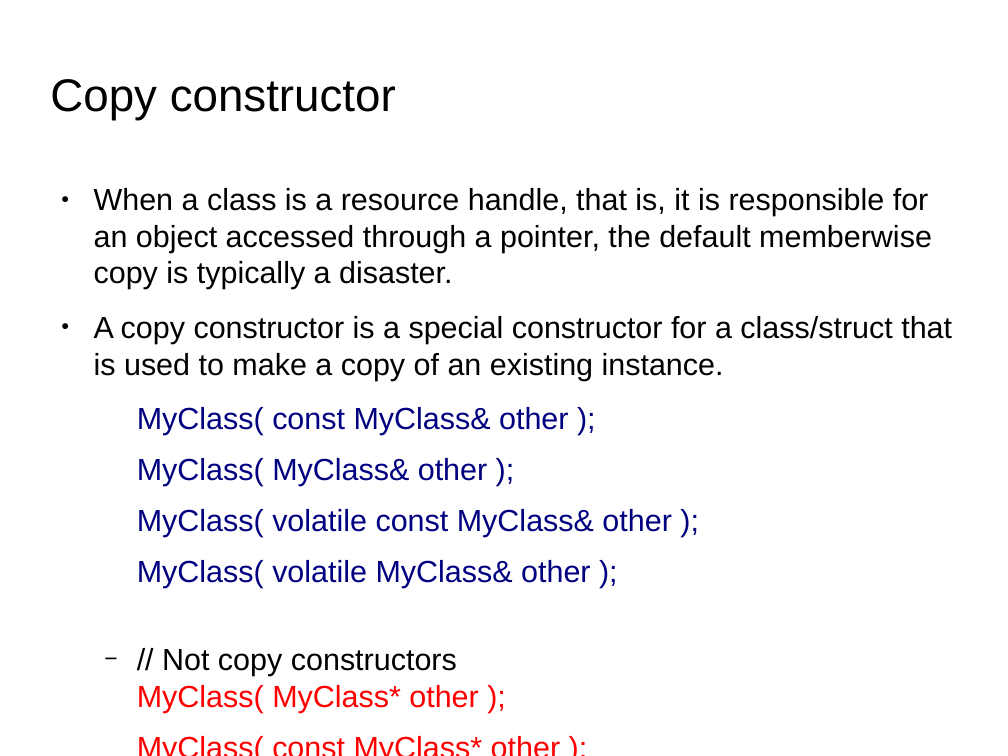
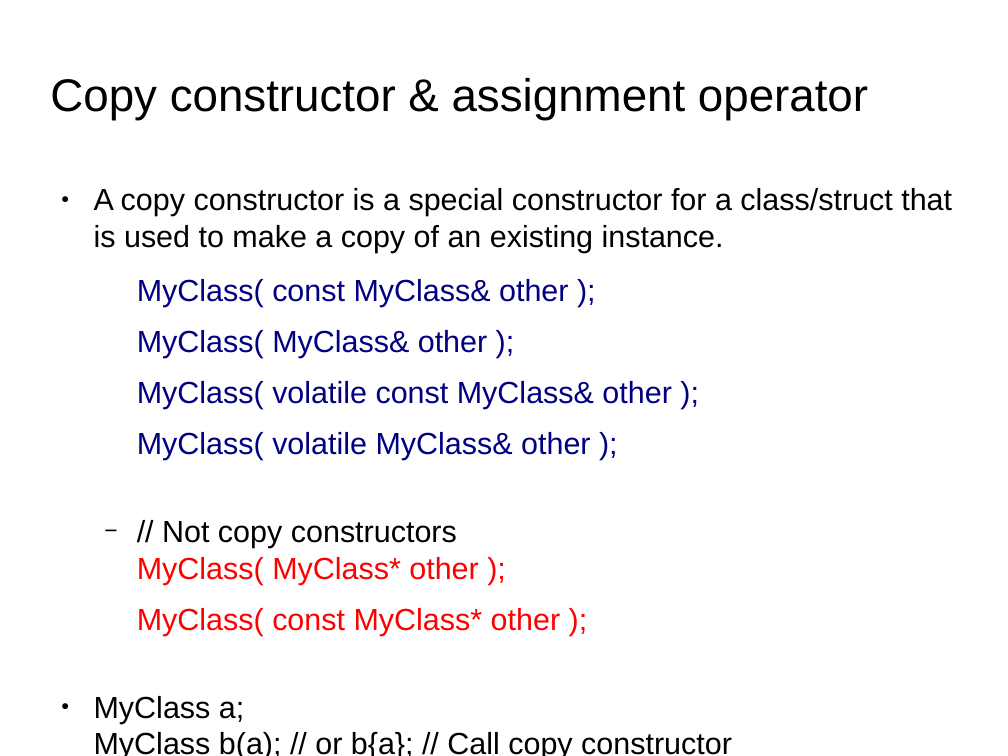
Before and after one commit to kks32/cpp-software-development, a slide deck: slide 2 of Ex16_Rvalue_Move_Semantics/Ex16_Rvalue_Move_Semantics.odp. Drawn at 1008x756 pixels with LibreOffice and Linux fonts; fonts in the diff are those of the drawing; background and template pictures are left out. Boxes give left, top, right and bottom in pixels: in the first picture for what was removed or moved away, otherwise in the second. Text is boxed around its words. In the diff, an @@ line names an element or a change of style, - is before the commit and + after.

Commit message:
Myvector class definition

```diff
--- a/Ex16_Rvalue_Move_Semantics/Ex16_Rvalue_Move_Semantics.odp
+++ b/Ex16_Rvalue_Move_Semantics/Ex16_Rvalue_Move_Semantics.odp
@@ title at (50,78,868,120): text changed @@
-Copy constructor
+Copy constructor & assignment operator
@@ text at (94,188,932,289): paragraph removed @@
-● When a class is a resource handle, that is, it is responsible for an object accessed through a pointer, the default memberwise copy is typically a disaster.
@@ text at (94,696,732,756): paragraph added @@
+● MyClass a;
+  MyClass b(a); // or b{a}; // Call copy constructor
+  MyClass b = a; // Call assignment operator
```
Also in this commit, not shown: 5 slides added, 2 other files.
